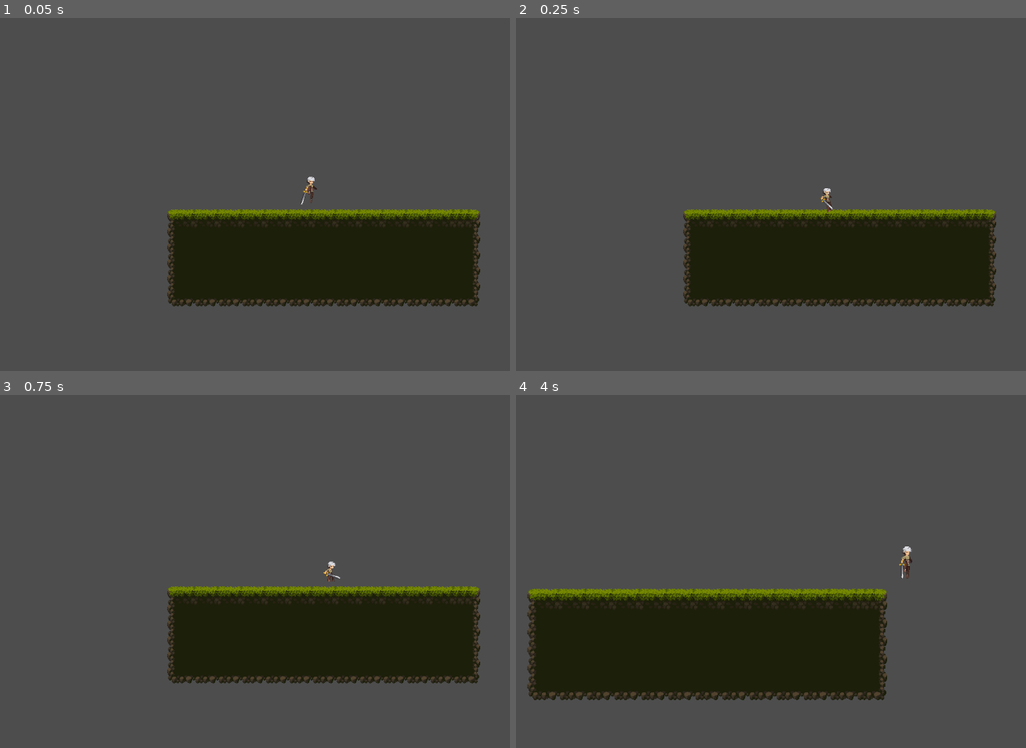
Above: before the commit, frames 1-4 (two rows, left to right).
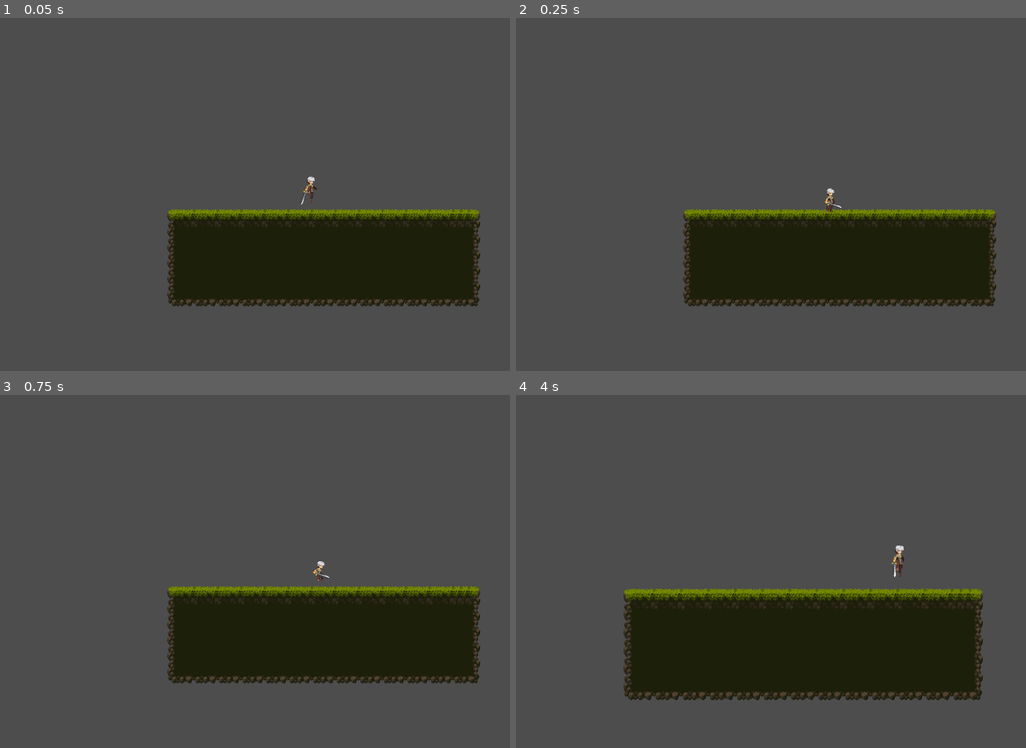
Above: after the commit, the same moments.

Repository: etscheelk/GameTests
Game: Godot game, scene res://Levels/test_level.tscn
Two runs of this game, one before a commit and one after it. Both use one fixed random seed, a clock stepped at 60 frames per second and the inputs below.
Inputs (mouse positions are in pixels of both pictures, inside the frame that each line leads up to):
- Up to frame 1 (0.05 s): no input
- Up to frame 2 (0.25 s): no input
- Up to frame 3 (0.75 s): move the mouse to (453, 553) at 0.52 s; hold D (right) from 0.53 s (still down); tap Space (jump) at 0.6 s
- Up to frame 4 (4 s): tap Space (jump) at 0.77, 1.07, 1.52, 1.55, 1.82, 2.3, 2.85, 3.02, 3.32, 3.77, 3.8 s; move the mouse to (704, 589) at 1.27 s; tap Mouse wheel up (zoomin) at 1.35, 3.6 s; move the mouse to (893, 493) at 2.02 s; release D (right) at 2.03 s; hold A (left) 2.03-2.78 s; tap Mouse wheel down (zoomout) at 2.1 s; move the mouse to (796, 642) at 2.77 s; hold D (right) from 2.78 s (still down); move the mouse to (1015, 624) at 3.52 s

Frame 1 is identical in both runs. In frame 2, 0.1% of the frame differs, in the area x 59-64%, y 48-56%; in frame 3, 0.1%; in frame 4, 13%, in the area x 2-92%, y 42-87%.

Commit message:
Started adding states to player script

Diff:
--- a/Characters/player.gd
+++ b/Characters/player.gd
@@ -1,7 +1,11 @@
 extends CharacterBody2D
 
 
-@export var speed : float = 200.0
+@export var walkSpeed : float = 100.0
+@export var fastWalkSpeed : float = 150.0
+@export var jogSpeed : float = 200.0
+@export var runSpeed : float = 250.0
+
 @export var jump_velocity : float = -150.0
 @export var double_jump_velocity : float = -100.0
 
@@ -15,10 +19,13 @@
 var direction: Vector2 = Vector2.ZERO
 var was_in_air : bool = false
 
-func _physics_process(delta):
+enum states {IDLE, RUNNING, JUMPING, MANTLING}
+var state : states = states.IDLE
+
+func _physics_process(_delta):
 	# Add the gravity.
 	if not is_on_floor():
-		velocity.y += gravity * delta
+		velocity.y += gravity * _delta
 		was_in_air = true
 	else:
 		has_double_jumped = false
@@ -41,14 +48,30 @@
 	# As good practice, you should replace UI actions with custom gameplay actions.
 	direction = Input.get_vector("left", "right", "up", "down");
 	if direction.x != 0 && animated_sprite.animation != "jump_end":
-		velocity.x = direction.x * speed
+		velocity.x = direction.x * walkSpeed
 	else:
-		velocity.x = move_toward(velocity.x, 0, speed)
+		velocity.x = move_toward(velocity.x, 0, walkSpeed)
 
 	move_and_slide()
 	update_animation()
 	update_facing_direction()
 
+
+func move():
+	if is_on_floor():
+		friction()
+
+	else: # Player is in air
+		pass
+
+
+
+
+func move_accel():
+	pass
+
+func friction():
+	pass
 
 func update_animation():
 	if not animation_locked:
--- a/project.godot
+++ b/project.godot
@@ -61,7 +61,7 @@
 
 [physics]
 
-2d/default_gravity=490.0
+2d/default_gravity=390.0
 
 [rendering]
 
